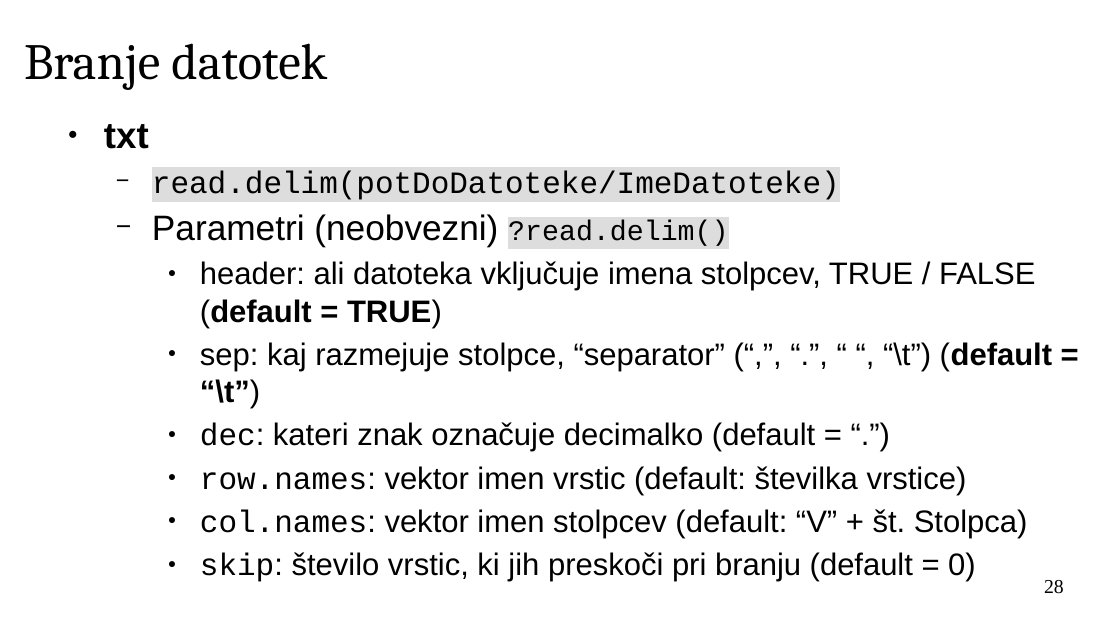
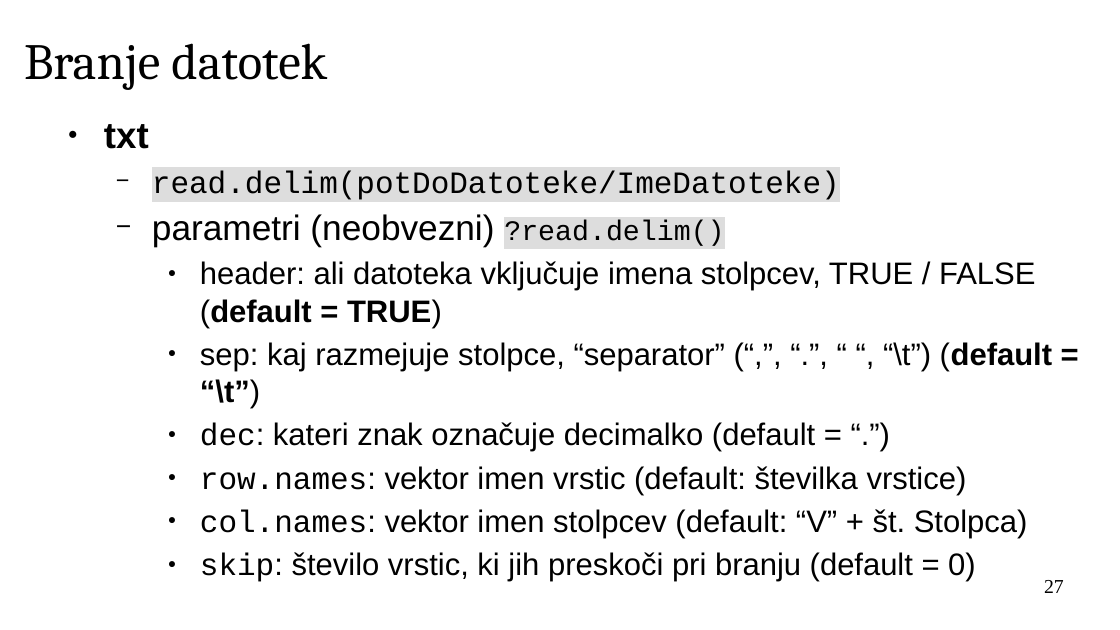
Before and after one commit to janaobsteter/R_tecaj, a slide deck: slide 27 of IT_Rtecaj.odp (slide 28 before the commit). Drawn at 1120x630 pixels with LibreOffice and Linux fonts; fonts in the diff are those of the drawing; background and template pictures are left out. Boxes give left, top, right and bottom in pixels: in the first picture for what was removed or moved away, otherwise in the second. Text is boxed around its words. In the diff, an @@ line names an element or a change of style, - is before the commit and + after.

```diff
--- a/IT_Rtecaj.odp
+++ b/IT_Rtecaj.odp
@@ text at (x1=152, y1=214, x2=724, y2=247): text changed @@
-  − Parametri (neobvezni) ?read.delim()
+  − parametri (neobvezni) ?read.delim()
@@ page number at (x1=1044, y1=580, x2=1064, y2=593): text changed @@
-28
+27
```
Also in this commit, not shown: 19 other slides changed, 14 slides added, 1 other file.
